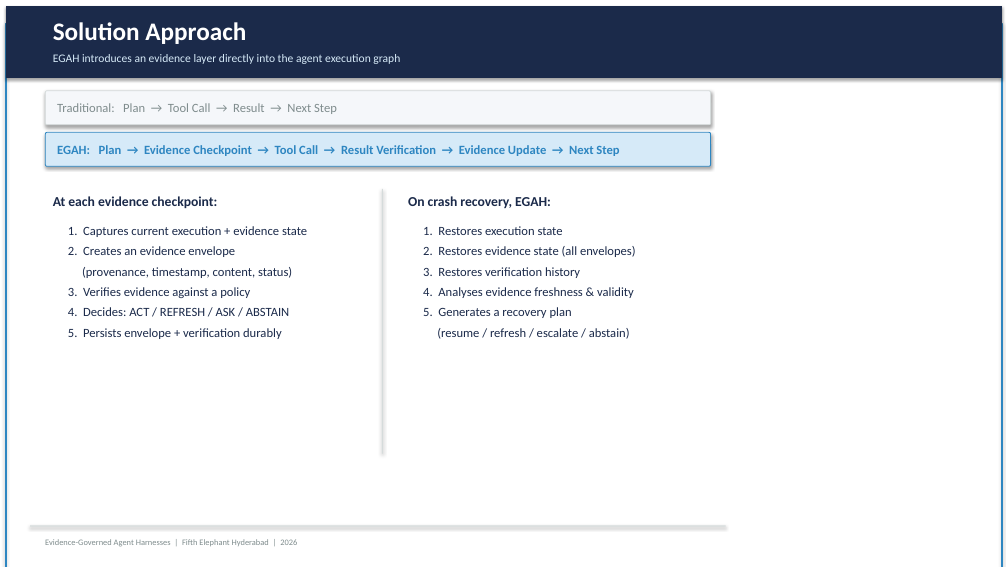
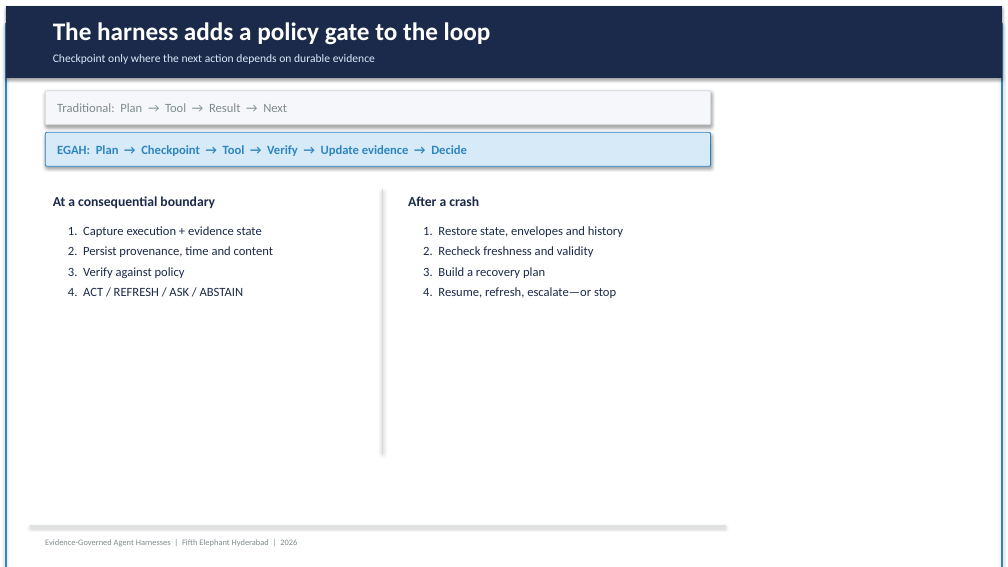
Before and after one commit to khshaik/agentic-systems, a slide deck: slide 5 of eagh/resources/documents/cfp/egah_fifth_elephant_cfp_v2.pptx (slide 7 before the commit). Drawn at 1008x567 pixels with LibreOffice and Linux fonts; fonts in the diff are those of the drawing. Boxes give left, top, right and bottom in pixels: in the first picture for what was removed or moved away, otherwise in the second. Text is boxed around its words. In the diff, an @@ line names an element or a change of style, - is before the commit and + after.

```diff
--- a/eagh/resources/documents/cfp/egah_fifth_elephant_cfp_v2.pptx
+++ b/eagh/resources/documents/cfp/egah_fifth_elephant_cfp_v2.pptx
@@ text at box(53, 22, 491, 45): text changed @@
-Solution Approach
+The harness adds a policy gate to the loop
@@ text at box(53, 54, 375, 64): text changed @@
-EGAH introduces an evidence layer directly into the agent execution graph
+Checkpoint only where the next action depends on durable evidence
@@ text in rounded rectangle at box(57, 103, 287, 112): text changed @@
-Traditional: Plan → Tool Call → Result → Next Step
+Traditional: Plan → Tool → Result → Next
@@ text in rounded rectangle at box(57, 145, 467, 156): text changed @@
-EGAH: Plan → Evidence Checkpoint → Tool Call → Result Verification → Evidence Update → Next Step
+EGAH: Plan → Checkpoint → Tool → Verify → Update evidence → Decide
@@ text at box(53, 196, 215, 208): text changed @@
-At each evidence checkpoint:
+At a consequential boundary
@@ text at box(408, 196, 479, 206): text changed @@
-On crash recovery, EGAH:
+After a crash
@@ text at box(68, 226, 273, 296): text changed @@
-1. Captures current execution + evidence state
-2. Creates an evidence envelope
-(provenance, timestamp, content, status)
-3. Verifies evidence against a policy
-4. Decides: ACT / REFRESH / ASK / ABSTAIN
-5. Persists envelope + verification durably
+1. Capture execution + evidence state
+2. Persist provenance, time and content
+3. Verify against policy
+4. ACT / REFRESH / ASK / ABSTAIN
@@ text at box(423, 226, 623, 298): text changed @@
-1. Restores execution state
-2. Restores evidence state (all envelopes)
-3. Restores verification history
-4. Analyses evidence freshness & validity
-5. Generates a recovery plan
-(resume / refresh / escalate / abstain)
+1. Restore state, envelopes and history
+2. Recheck freshness and validity
+3. Build a recovery plan
+4. Resume, refresh, escalate—or stop
```
Also in this commit, not shown: 6 other slides changed, 7 slides removed, 7 other files.
